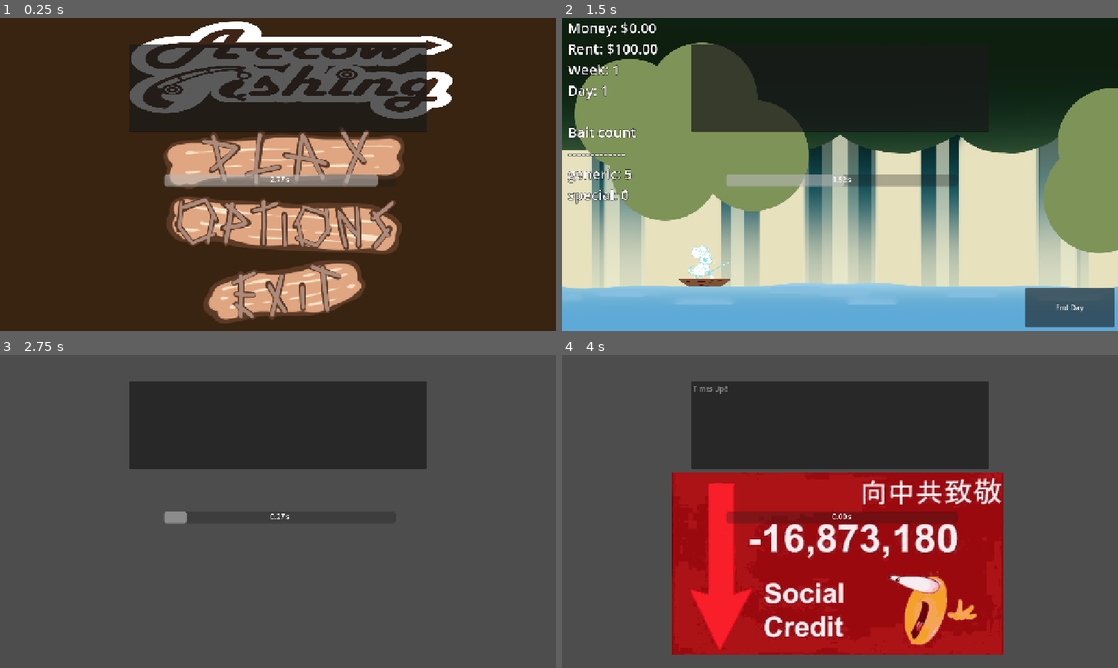
Above: before the commit, frames 1-4 (two rows, left to right).
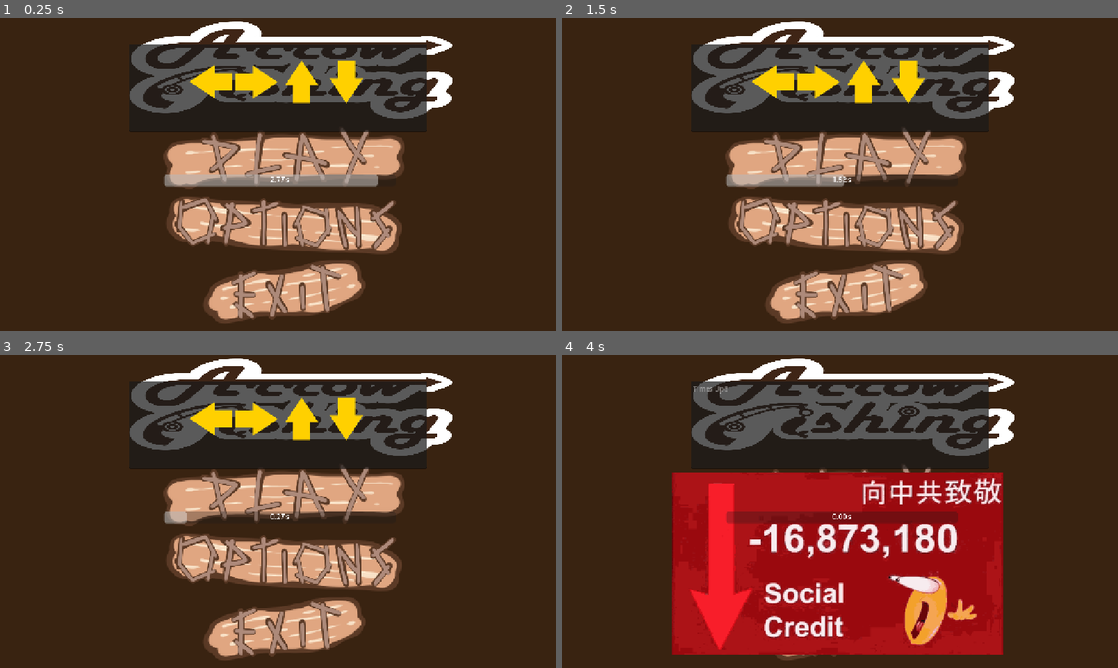
Above: after the commit, the same moments.

Repository: Meoah/Team-Awesome
Game: Godot game, scene res://scenes/ui/arrows.tscn
The game is run twice, just before and just after one commit, with the same random seed, the same clock (stepped at 60 frames per second) and the same inputs. This scene is started directly instead of the project's main scene.
Inputs (mouse positions are in pixels of both pictures, inside the frame that each line leads up to):
- Up to frame 1 (0.25 s): no input
- Up to frame 2 (1.5 s): click (845, 158) at 0.5 s; click (845, 158) at 1.27 s
- Up to frame 3 (2.75 s): click (505, 642) at 2 s, where only the run before the commit has a clickable "End Day"
- Up to frame 4 (4 s): click (845, 561) at 2.77 s; tap Enter (ui_accept) at 3.5, 3.6, 3.77 s; hold Right (Right) from 3.53 s (still down)

The runs differ from the first frame. In frame 1, 1.7% of the frame differs, in the area x 34-66%, y 13-28%; in frame 2, 94%, in the area x 0-100%, y 0-100%; in frame 3, 92%; in frame 4, 56%.
Error before the commit: Cannot call method 'instantiate' on a null value. (res://scripts/managers/game_manager.gd:72)

Commit message:
Fixed the arrows

Diff:
--- a/scenes/ui/arrows.tscn
+++ b/scenes/ui/arrows.tscn
@@ -71,7 +71,11 @@
 [node name="Arrows" type="Control" node_paths=PackedStringArray("input_string", "reaction", "timer", "progress_bar")]
 process_mode = 3
 layout_mode = 3
-anchors_preset = 0
+anchors_preset = 15
+anchor_right = 1.0
+anchor_bottom = 1.0
+grow_horizontal = 2
+grow_vertical = 2
 script = ExtResource("1_0iavb")
 input_string = NodePath("TextEdit")
 reaction = NodePath("Reaction")
@@ -165,6 +169,7 @@
 alignment = 1
 
 [node name="TextureRect" type="TextureRect" parent="Control/HBoxContainer"]
+process_mode = 3
 layout_mode = 2
 script = ExtResource("19_dleu3")
 
--- a/scenes/ui/texture_rect.gd
+++ b/scenes/ui/texture_rect.gd
@@ -5,29 +5,29 @@
 
 
 func correct():  #Animation for correct input. Turns green and shrinks
-	var tween = get_tree().create_tween()
-	tween.parallel().tween_property(self, "modulate", Color.GREEN, 1.0)
-	tween.parallel().tween_property(self, "scale", Vector2(), .6)
-	tween.tween_callback(self.queue_free)
+	var tween = create_tween()
+	tween.parallel().tween_property(self, "modulate", Color.GREEN, .6)
+	tween.parallel().tween_property(self, "scale", Vector2.ZERO, .6)
+	tween.parallel().tween_property(self, "visible", false, 0.6)
+	tween.tween_callback(queue_free).set_delay(1)
 
 func shake(): #Animation for shaking
-	var tween = get_tree().create_tween()
+	var tween = create_tween()
 	tween.tween_property(self, "position", Vector2(position.x -10,position.y), 0.05)
 	tween.tween_property(self, "position", Vector2(position.x +20,position.y), 0.05)
 	tween.tween_property(self, "position", Vector2(position.x -10,position.y), 0.05)
 
 
 func incorrect():  #Animation for incorrect input. Shakes and flashes Red
-	var tween = get_tree().create_tween()
+	var tween = create_tween()
 	tween.tween_property(self, "modulate", Color.RED, 0.1)
 	shake()
 	tween.tween_property(self, "modulate", Color.WHITE, 0.3)
 
 func erase(): #Animation for erasing
-	var tween = get_tree().create_tween()
+	var tween = create_tween()
 	tween.parallel().tween_property(self, "scale", Vector2(100,0),0.1)
-	await  get_tree().create_timer(0.5).timeout
-	tween.parallel().tween_property(self, "visible", 0,0.1)
+	tween.parallel().tween_property(self, "visible", false,0.1)
 
 
 func evilize(): #Turns arrow red for Evil Variant. Work in Progress
--- a/scripts/game/daytime_main.gd
+++ b/scripts/game/daytime_main.gd
@@ -44,6 +44,7 @@
 		bobber.apply_impulse(Vector2(500,-500))
 		add_child(bobber)
 		move_child(bobber, 3)
+		player_data.use_bait("generic")
 		bobberActive = true
 
 	#Placeholder bobber animation
@@ -57,12 +58,12 @@
 		bobber.set_freeze_enabled(false)
 
 	if fishReady && Input.is_action_just_pressed("ui_accept"):
+		Indicator.global_position = Vector2(-100,-100)
+		$FISH.play("FISH!") #Plays FISH! Animation
+		await $FISH.animation_finished
 		fishReady = false
 		bobberInWater = false
 		bobberActive = false
-		Indicator.global_position = Vector2(-100,-100)
-		$FISH.play("FISH!") #Plays FISH! Animation
-		await $FISH.animation_finished
 		bobber.queue_free()
 		bobber = bobber_scene.instantiate()
 		if fishingMinigameScene:
--- a/scripts/ui/arrows.gd
+++ b/scripts/ui/arrows.gd
@@ -191,17 +191,15 @@
 		elif varied_obscured:
 			current_value = current_fish.value * 1.75
 		input_string.set_text(current_fish.name + "\n Weight: " + str(current_fish.weight) + "\n Value: " + str(current_value))
-		player_data.add_score(current_fish.value)
+		player_data._add_money(current_fish.value)
 		await get_tree().create_timer(3).timeout
-		queue_free()
+		GameManager.popup_queue.dismiss_popup()
 
 
 
 #Displays Arrow graphics
 func spawn_arrows():
 	sprite_array = []
-	var count : int =0
-	var measurement : int = 0
 	var spawn_string : Array[String]
 	spawn_string = display_text
 	if varied_evil:
@@ -211,14 +209,12 @@
 	for i in spawn_string:
 		if varied_gold:
 			$Control/HBoxContainer/TextureRect.modulate = Color.GOLD
-		count += 1
 		var node_to_copy = $Control/HBoxContainer/TextureRect
 		var copy = node_to_copy.duplicate()
 		copy.texture = arrow_direction[i]
 		$Control/HBoxContainer.add_child(copy)
 		sprite_array.append(copy)
 		#copy.position = Vector2($Control/HBoxContainer.position.x +(count * 130), $Control/HBoxContainer.position.y)
-		measurement += 200
 	print(input_array)
 	if varied_evil:
 		var evil : ArrowTexture = sprite_array[random_index]
